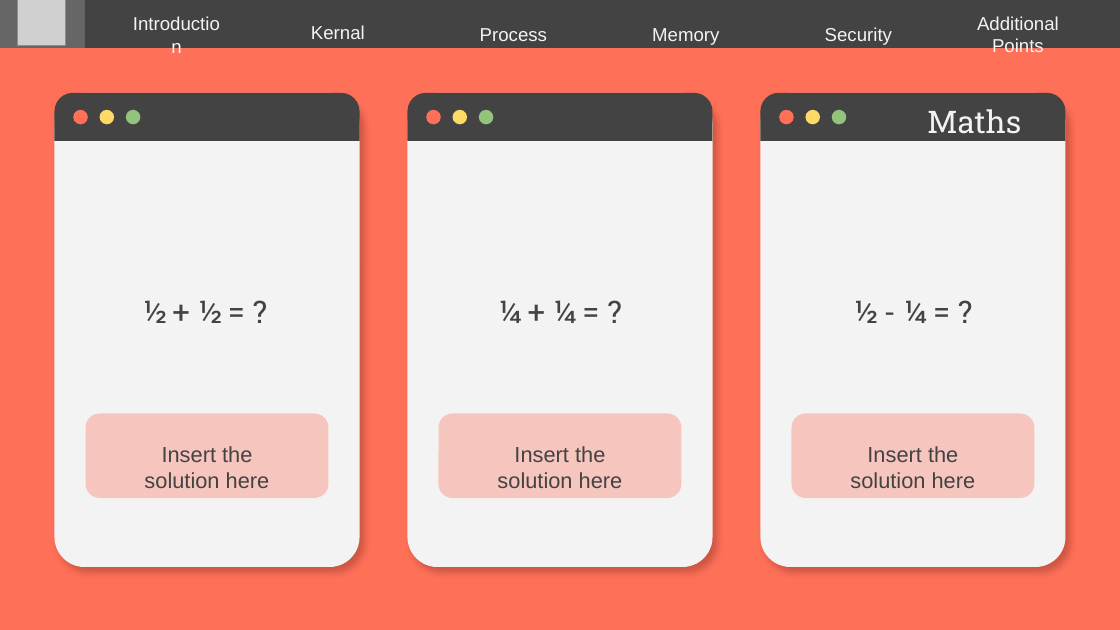
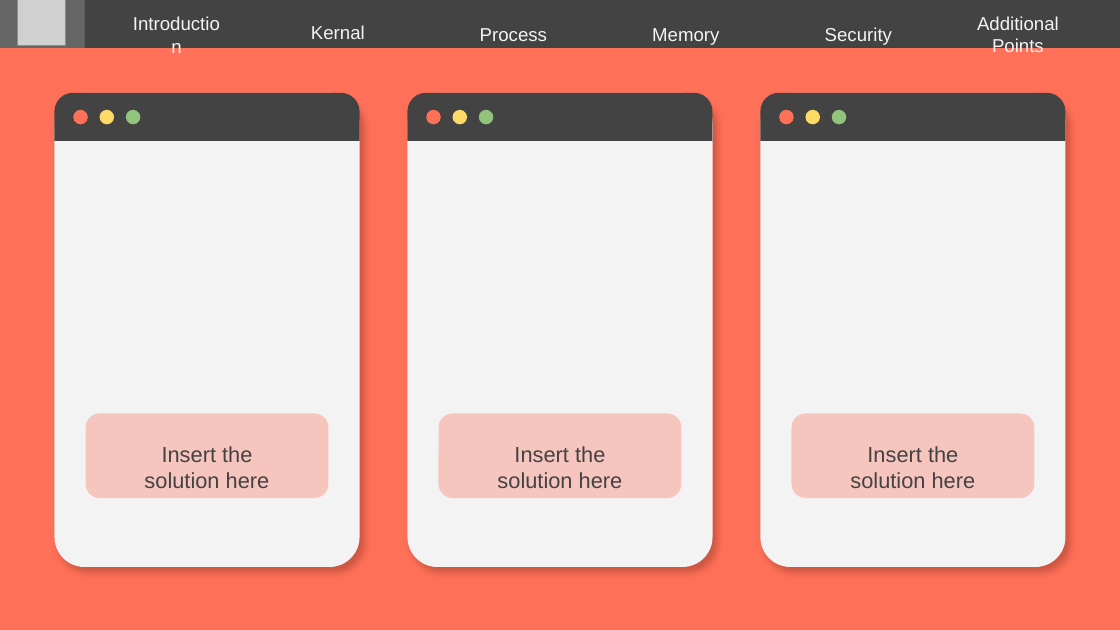
Before and after one commit to MahmoudEssam707/Operating-System, a slide deck: slide 39 of Presentaion on FreeBSD/FreeBSD.pptx (slide 33 before the commit). Drawn at 1120x630 pixels with LibreOffice and Linux fonts; fonts in the diff are those of the drawing; grey boxes stand for pictures. Boxes give left, top, right and bottom in pixels: in the first picture for what was removed or moved away, otherwise in the second. Text is boxed around its words. In the diff, an @@ line names an element or a change of style, - is before the commit and + after.

```diff
--- a/Presentaion on FreeBSD/FreeBSD.pptx
+++ b/Presentaion on FreeBSD/FreeBSD.pptx
@@ title removed at box(927, 109, 1021, 134) @@
-Maths
@@ title removed at box(142, 300, 220, 323) @@
-½ + ½ = ?
@@ title removed at box(498, 300, 575, 323) @@
-¼ + ¼ = ?
@@ title removed at box(853, 300, 925, 323) @@
-½ - ¼ = ?
```
Also in this commit, not shown: 5 other slides changed, 6 slides added, 1 other file.
